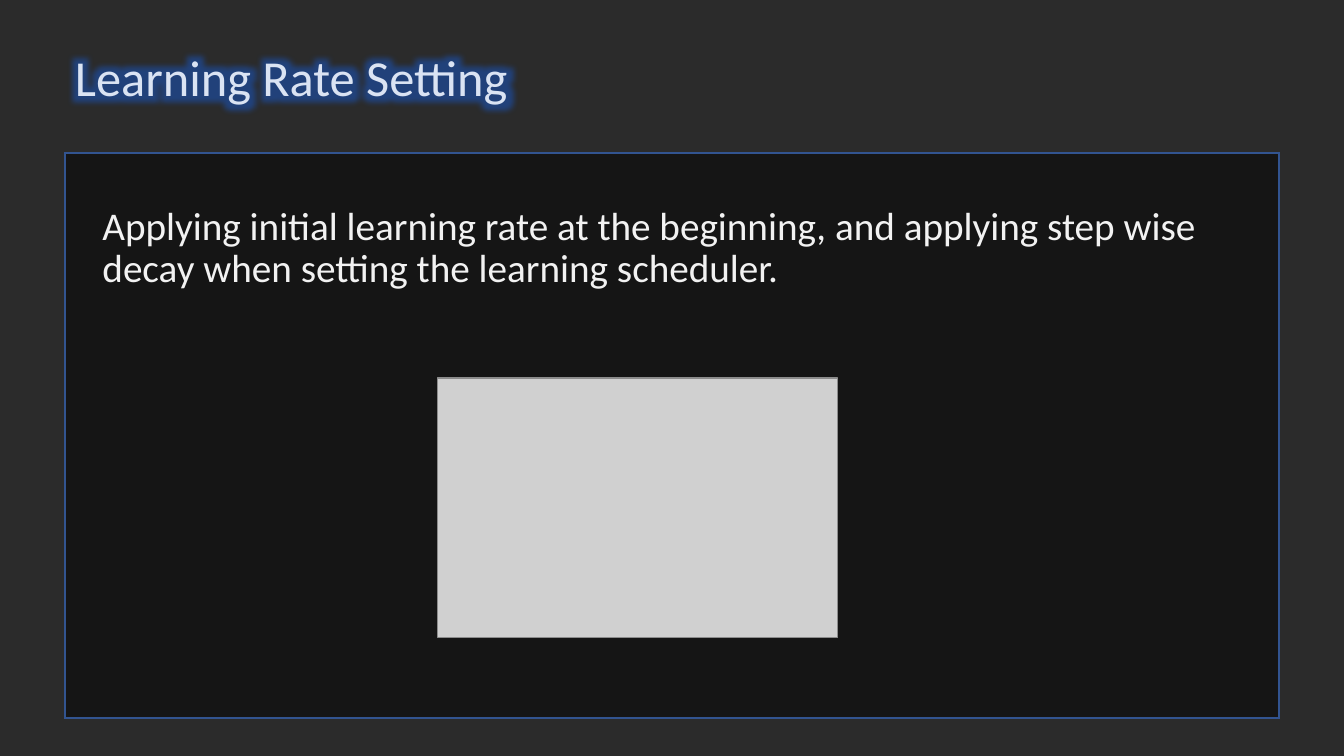
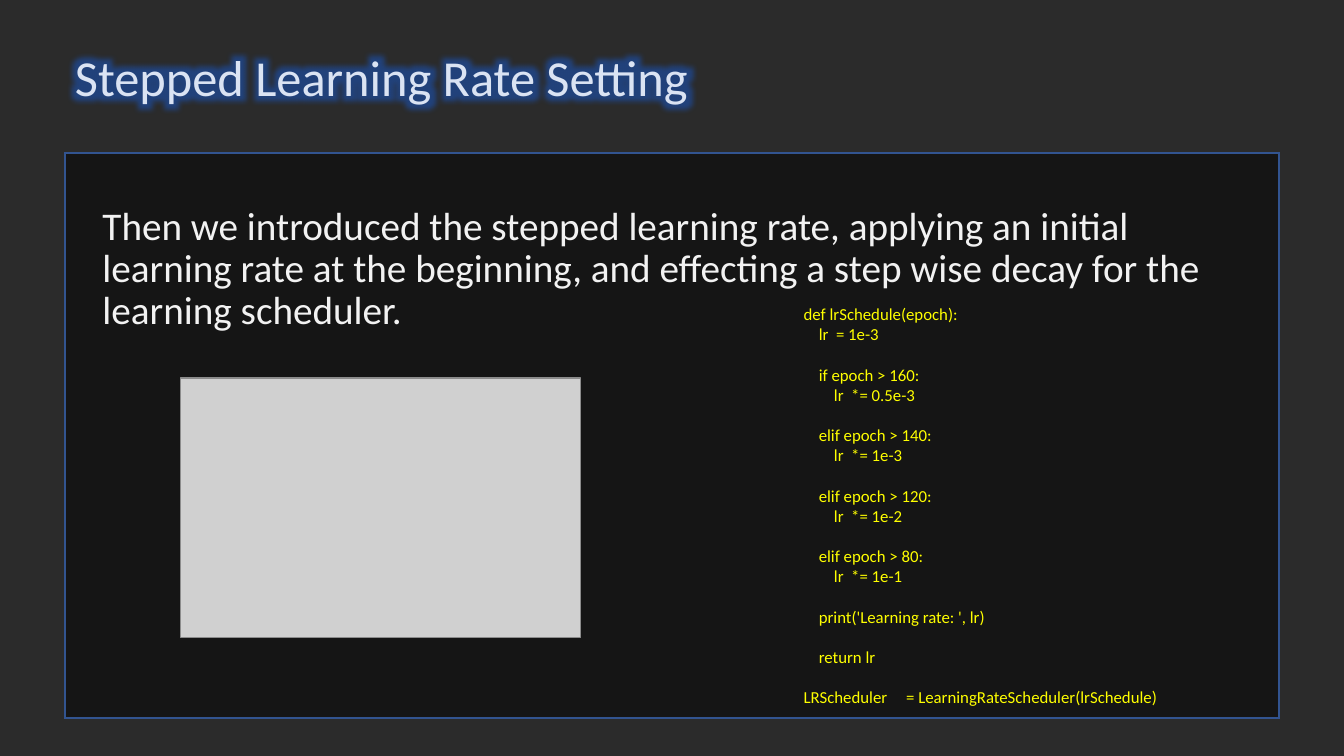
Before and after one commit to francis-han/PSUPR-CA2, a slide deck: slide 19 of CA2 Identifying Wafer Failures with Deep Learning2.pptx (slide 14 before the commit). Drawn at 1344x756 pixels with LibreOffice and Linux fonts; fonts in the diff are those of the drawing; grey boxes stand for pictures; background and template pictures are left out; a plain dark background stands for a picture behind light text. Boxes give left, top, right and bottom in pixels: in the first picture for what was removed or moved away, otherwise in the second. Text is boxed around its words. In the diff, an @@ line names an element or a change of style, - is before the commit and + after.

```diff
--- a/CA2 Identifying Wafer Failures with Deep Learning2.pptx
+++ b/CA2 Identifying Wafer Failures with Deep Learning2.pptx
@@ title at [75, 54, 687, 107]: text changed @@
-Learning Rate Setting
+Stepped Learning Rate Setting
@@ text at [102, 212, 1199, 331]: text changed @@
-Applying initial learning rate at the beginning, and applying step wise decay when setting the learning scheduler.
+Then we introduced the stepped learning rate, applying an initial learning rate at the beginning, and effecting a step wise decay for the learning scheduler.
@@ text added at [804, 308, 1157, 706], 12 pt, text #FFFF00 @@
+def lrSchedule(epoch):
+lr = 1e-3
+if epoch > 160:
+lr *= 0.5e-3
+elif epoch > 140:
+lr *= 1e-3
+elif epoch > 120:
+lr *= 1e-2
+elif epoch > 80:
+lr *= 1e-1
+print('Learning rate: ', lr)
+return lr
+LRScheduler = LearningRateScheduler(lrSchedule)
@@ picture: place and size @@
-picture at [438, 378, 838, 637]
+picture at [180, 378, 581, 637]
```
Also in this commit, not shown: 5 other slides changed, 1 slide removed.
